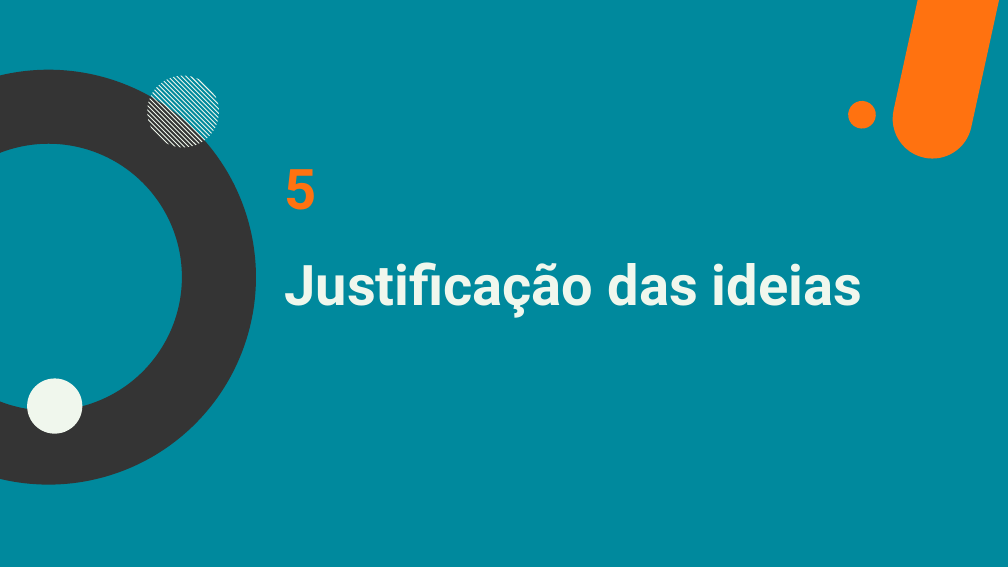
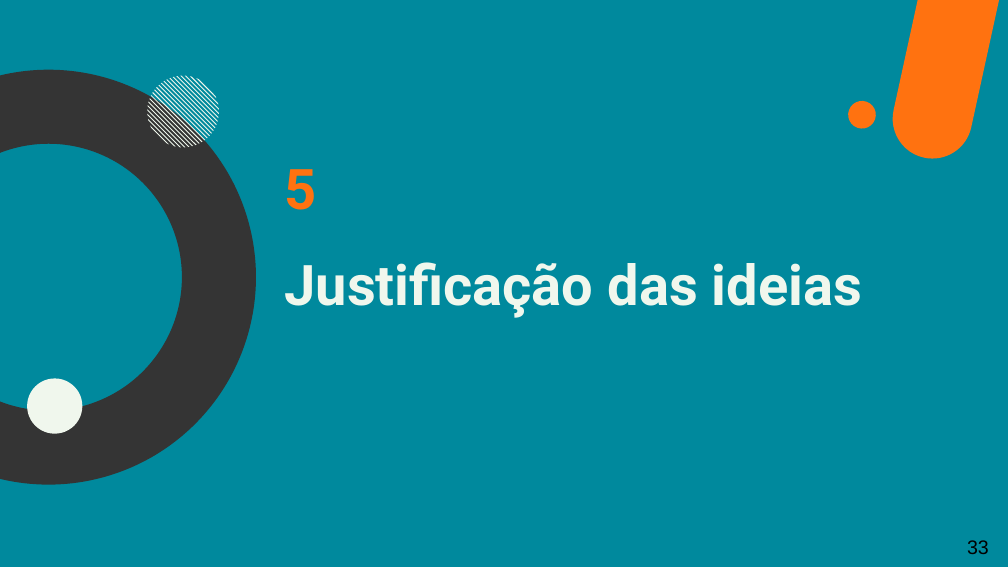
Before and after one commit to HugoDias27/ProjetoAMSI, a slide deck: slide 33 of PPT Projeto AMSI.pptx (slide 22 before the commit). Drawn at 1008x567 pixels with LibreOffice and Linux fonts; fonts in the diff are those of the drawing. Boxes give left, top, right and bottom in pixels: in the first picture for what was removed or moved away, otherwise in the second. Text is boxed around its words. In the diff, an @@ line names an element or a change of style, - is before the commit and + after.

```diff
--- a/PPT Projeto AMSI.pptx
+++ b/PPT Projeto AMSI.pptx
@@ text added at bbox=[967, 540, 989, 554], 14 pt, text #000000 @@
+33
```
Also in this commit, not shown: 23 other slides changed, 11 slides added.
